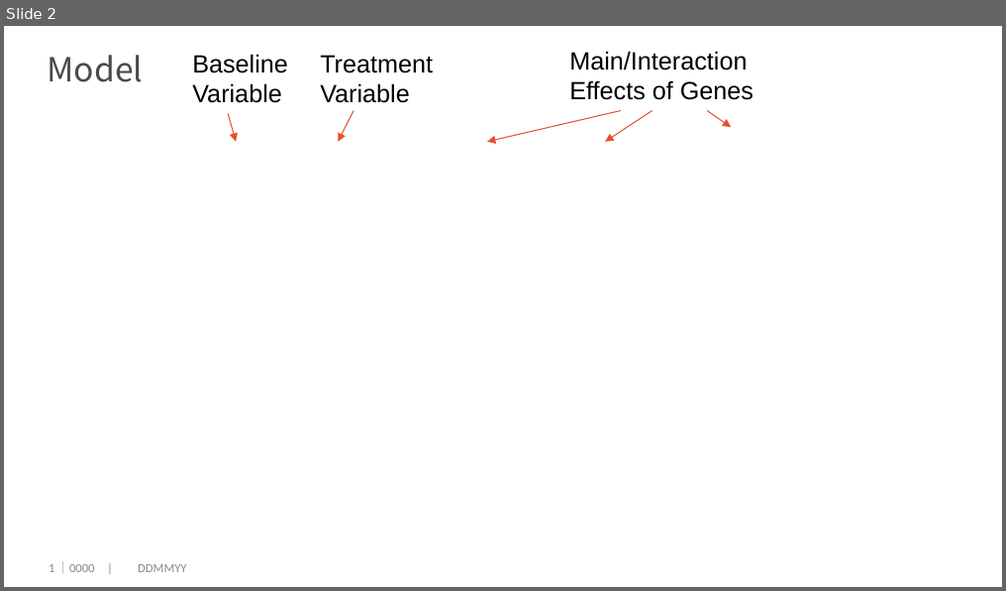
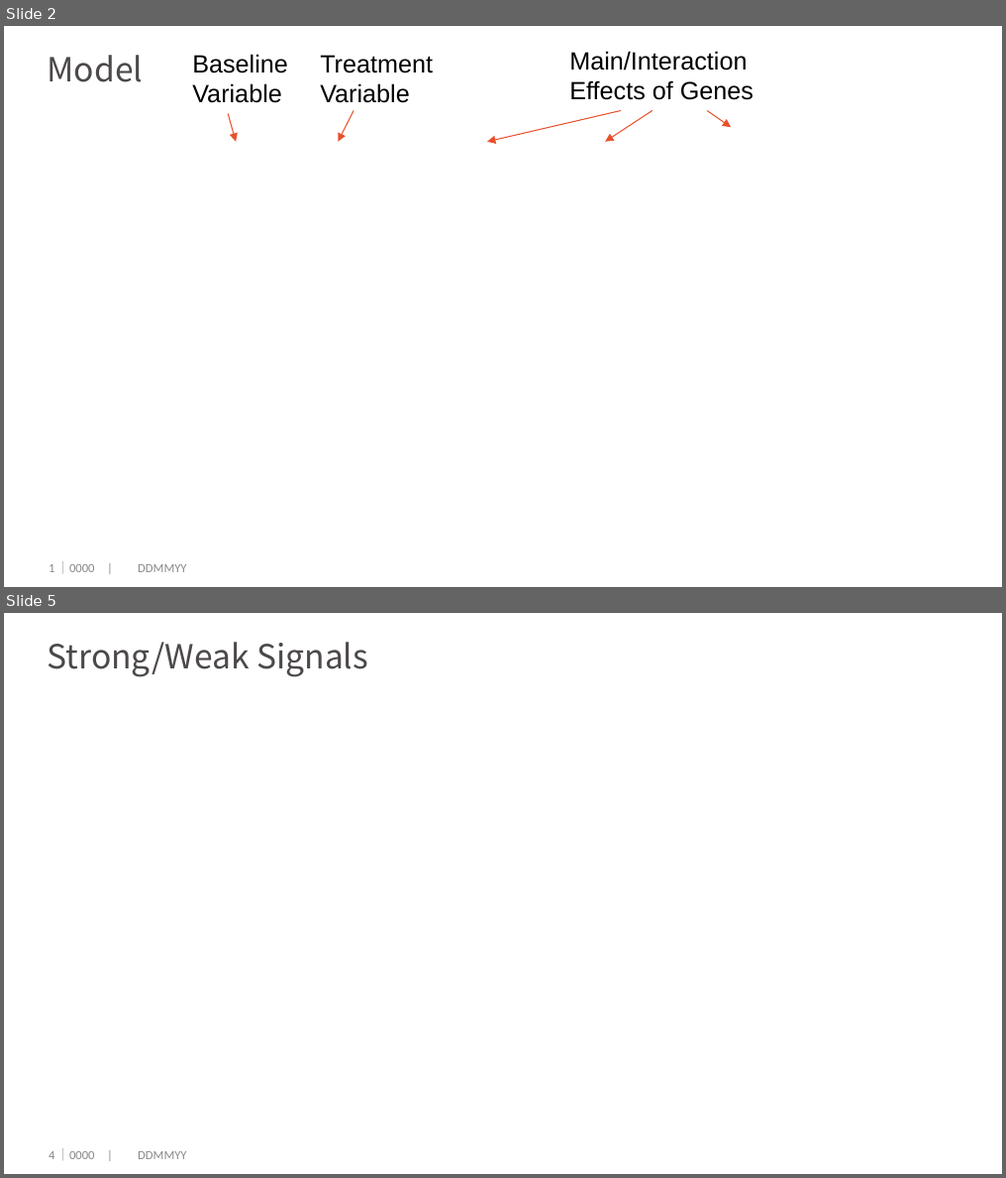
Before and after one commit to dengwx11/GroupLasso, a slide deck: manu & slides/717simulation.pptx. Shown one above the other, each under a label of ours: slide 2 before the commit, slides 2 and 5 after it; the slides between them are not shown. The pictures are 1006x591 and 1006x1178 pixels, drawn with LibreOffice and Linux fonts; fonts in the diff are those of the drawing; grey boxes stand for pictures; background and template pictures are left out. Boxes give left, top, right and bottom in pixels: in the first picture for what was removed or moved away, otherwise in the second. Text is boxed around its words. In the diff, an @@ line names an element or a change of style, - is before the commit and + after.

```diff
--- a/manu & slides/717simulation.pptx
+++ b/manu & slides/717simulation.pptx
@@ slide 5 added at bbox=[4, 613, 1002, 1174], background #FFFFFF @@
@@ title added at bbox=[48, 642, 368, 677], 24 pt, text #4C4948 @@
+Strong/Weak Signals
@@ page number added at bbox=[49, 1152, 54, 1159], 9 pt, text #898989 @@
+4
@@ text added at bbox=[56, 1149, 186, 1160], 9 pt, text #898989 @@
+｜0000 | DDMMYY
```
Also in this commit, not shown: 5 slides changed, 9 other slides added, 3 slides removed, 1 other file.
